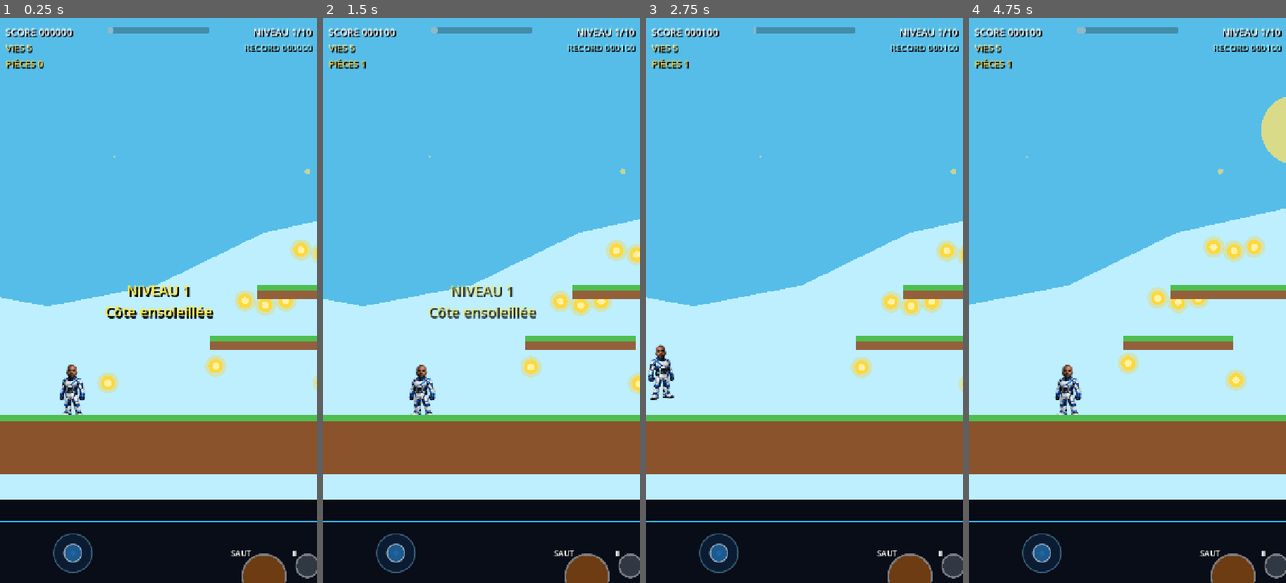
Above: before the commit, frames 1-4 (left to right).
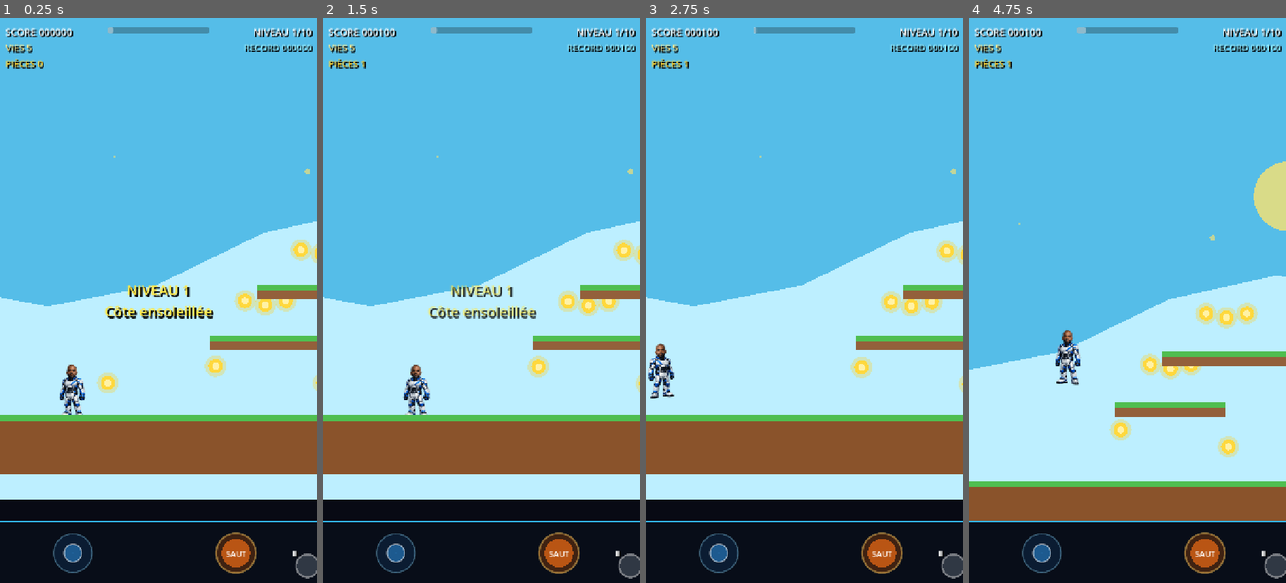
Above: after the commit, the same moments.

Repository: Chasmet/moi-mario-pygame
Game: Godot game, scene res://scenes/Main.tscn
Two runs of this game, one before a commit and one after it. Both use one fixed random seed, a clock stepped at 60 frames per second and the inputs below.
Inputs (mouse positions are in pixels of both pictures, inside the frame that each line leads up to):
- Up to frame 1 (0.25 s): no input
- Up to frame 2 (1.5 s): drag from (411, 549) to (567, 294) at 0.52 s; drag from (418, 328) to (560, 300) at 1.27 s
- Up to frame 3 (2.75 s): move the mouse to (836, 176) at 2.02 s; hold A (move_left) from 2.03 s (still down); tap Space (jump) at 2.1 s; click (836, 176) at 2.17 s
- Up to frame 4 (4.75 s): release A (move_left) at 2.75 s; drag from (1111, 413) to (1235, 306) at 2.77 s; move the mouse to (1222, 385) at 3.52 s; hold D (move_right) 3.53-4.25 s; tap Space (jump) at 3.6, 3.77, 4.07 s; click (1222, 385) at 3.67 s; drag from (1032, 215) to (1213, 300) at 4.27 s

The runs differ from the first frame. In frame 1, 1.3% of the frame differs, in the area x 67-91%, y 91-100%; in frame 2, 3.7%; in frame 3, 1.7%; in frame 4, 37%, in the area x 0-100%, y 1-100%.

Commit message:
Super CHK Bros V3.2 responsive controls
Add a dynamic jump control under the user's finger and improve joystick, movement, air control and jump responsiveness.

Diff:
--- a/project.godot
+++ b/project.godot
@@ -4,7 +4,7 @@
 [application]
 
 config/name="Super CHK Bros"
-config/description="Super CHK Bros V3 - jeu de plateforme Android Godot 4.7.1 - écran de jeu 89 %"
+config/description="Super CHK Bros V3.2 - commandes tactiles dynamiques et réactives - écran de jeu 89 %"
 run/main_scene="res://scenes/Main.tscn"
 config/features=PackedStringArray("4.7", "GL Compatibility")
 config/icon="res://icon.svg"
@@ -12,6 +12,7 @@
 [autoload]
 
 MobileLayout="*res://scripts/MobileLayout.gd"
+ResponsiveControls="*res://scripts/ResponsiveControls.gd"
 
 [display]
 
@@ -26,20 +27,20 @@
 [input]
 
 move_left={
-"deadzone": 0.35,
+"deadzone": 0.20,
 "events": [Object(InputEventKey,"resource_local_to_scene":false,"resource_name":"","device":-1,"window_id":0,"alt_press …(191 unchanged characters)…
 , Object(InputEventKey,"resource_local_to_scene":false,"resource_name":"","device":-1,"window_id":0,"alt_pressed":false …(183 unchanged characters)…
 , Object(InputEventKey,"resource_local_to_scene":false,"resource_name":"","device":-1,"window_id":0,"alt_pressed":false …(186 unchanged characters)…
 ]
 }
 move_right={
-"deadzone": 0.35,
+"deadzone": 0.20,
 "events": [Object(InputEventKey,"resource_local_to_scene":false,"resource_name":"","device":-1,"window_id":0,"alt_press …(192 unchanged characters)…
 , Object(InputEventKey,"resource_local_to_scene":false,"resource_name":"","device":-1,"window_id":0,"alt_pressed":false …(186 unchanged characters)…
 ]
 }
 jump={
-"deadzone": 0.35,
+"deadzone": 0.10,
 "events": [Object(InputEventKey,"resource_local_to_scene":false,"resource_name":"","device":-1,"window_id":0,"alt_press …(191 unchanged characters)…
 , Object(InputEventKey,"resource_local_to_scene":false,"resource_name":"","device":-1,"window_id":0,"alt_pressed":false …(183 unchanged characters)…
 , Object(InputEventKey,"resource_local_to_scene":false,"resource_name":"","device":-1,"window_id":0,"alt_pressed":false …(186 unchanged characters)…
--- /dev/null
+++ b/scripts/DynamicJumpButton.gd
@@ -0,0 +1,112 @@
+extends Control
+
+signal jump_pressed
+signal jump_released
+
+@export var button_radius: float = 48.0
+
+var active_touch_index: int = -1
+var mouse_active: bool = false
+var active: bool = false
+var resting_center: Vector2 = Vector2.ZERO
+var button_center: Vector2 = Vector2.ZERO
+
+
+func _ready() -> void:
+	process_mode = Node.PROCESS_MODE_ALWAYS
+	mouse_filter = Control.MOUSE_FILTER_STOP
+	clip_contents = false
+	if resting_center == Vector2.ZERO:
+		resting_center = size * 0.5
+	button_center = resting_center
+	queue_redraw()
+
+
+func configure(radius: float, center_position: Vector2) -> void:
+	button_radius = maxf(radius, 34.0)
+	resting_center = center_position
+	if not active:
+		button_center = resting_center
+	queue_redraw()
+
+
+func reset() -> void:
+	var was_active: bool = active
+	active_touch_index = -1
+	mouse_active = false
+	active = false
+	button_center = resting_center
+	if was_active:
+		jump_released.emit()
+	queue_redraw()
+
+
+func _gui_input(event: InputEvent) -> void:
+	if event is InputEventScreenTouch:
+		var touch: InputEventScreenTouch = event as InputEventScreenTouch
+		if touch.pressed and active_touch_index == -1:
+			active_touch_index = touch.index
+			_begin_jump(touch.position)
+			accept_event()
+		elif not touch.pressed and touch.index == active_touch_index:
+			reset()
+			accept_event()
+		return
+
+	if event is InputEventScreenDrag:
+		var drag: InputEventScreenDrag = event as InputEventScreenDrag
+		if drag.index == active_touch_index:
+			button_center = _clamp_center(drag.position)
+			queue_redraw()
+			accept_event()
+		return
+
+	if event is InputEventMouseButton:
+		var button: InputEventMouseButton = event as InputEventMouseButton
+		if button.button_index == MOUSE_BUTTON_LEFT:
+			if button.pressed and not mouse_active and active_touch_index == -1:
+				mouse_active = true
+				_begin_jump(button.position)
+			elif not button.pressed and mouse_active:
+				reset()
+			accept_event()
+		return
+
+	if event is InputEventMouseMotion and mouse_active:
+		var motion: InputEventMouseMotion = event as InputEventMouseMotion
+		button_center = _clamp_center(motion.position)
+		queue_redraw()
+		accept_event()
+
+
+func _begin_jump(local_position: Vector2) -> void:
+	active = true
+	button_center = _clamp_center(local_position)
+	jump_pressed.emit()
+	queue_redraw()
+
+
+func _clamp_center(local_position: Vector2) -> Vector2:
+	var padding: float = button_radius + 4.0
+	return Vector2(
+		clampf(local_position.x, padding, maxf(padding, size.x - padding)),
+		clampf(local_position.y, padding, maxf(padding, size.y - padding))
+	)
+
+
+func _draw() -> void:
+	var center: Vector2 = button_center if active else resting_center
+	var outer_alpha: float = 0.98 if active else 0.48
+	var inner_alpha: float = 0.98 if active else 0.68
+	var pulse_radius: float = button_radius * (1.08 if active else 1.0)
+
+	draw_circle(center, pulse_radius, Color(0.48, 0.22, 0.05, outer_alpha))
+	draw_arc(center, pulse_radius, 0.0, TAU, 48, Color(1.0, 0.78, 0.35, outer_alpha), 4.0, true)
+	draw_circle(center, button_radius * 0.72, Color(0.95, 0.43, 0.08, inner_alpha))
+
+	var font: Font = ThemeDB.fallback_font
+	var font_size: int = 18
+	var text: String = "SAUT"
+	var text_size: Vector2 = font.get_string_size(text, HORIZONTAL_ALIGNMENT_LEFT, -1.0, font_size)
+	var text_position: Vector2 = center - Vector2(text_size.x * 0.5, -text_size.y * 0.34)
+	draw_string(font, text_position, text, HORIZONTAL_ALIGNMENT_LEFT, -1.0, font_size, Color.WHITE)
--- a/scripts/Player.gd
+++ b/scripts/Player.gd
@@ -1,21 +1,21 @@
 extends CharacterBody2D
 
-const MAX_SPEED: float = 315.0
-const ACCELERATION: float = 2850.0
-const AIR_ACCELERATION: float = 2050.0
-const FRICTION: float = 3300.0
-const AIR_DECELERATION: float = 1050.0
+const MAX_SPEED: float = 330.0
+const ACCELERATION: float = 4600.0
+const AIR_ACCELERATION: float = 3400.0
+const FRICTION: float = 5200.0
+const AIR_DECELERATION: float = 2200.0
 const GRAVITY: float = 1680.0
-const JUMP_SPEED: float = -720.0
+const JUMP_SPEED: float = -735.0
 const STOMP_BOUNCE: float = -520.0
 const MAX_FALL_SPEED: float = 900.0
-const COYOTE_TIME: float = 0.20
-const JUMP_BUFFER_TIME: float = 0.22
+const COYOTE_TIME: float = 0.24
+const JUMP_BUFFER_TIME: float = 0.28
 const APEX_GRAVITY_MULTIPLIER: float = 0.62
 const FALL_GRAVITY_MULTIPLIER: float = 1.08
 const CROUCH_SPEED_MULTIPLIER: float = 0.46
 const CROUCH_HEIGHT_RATIO: float = 0.62
-const JOYSTICK_AXIS_DEADZONE: float = 0.16
+const JOYSTICK_AXIS_DEADZONE: float = 0.055
 
 @onready var sprite: Sprite2D = $Sprite2D
 @onready var collision_shape: CollisionShape2D = $CollisionShape2D
@@ -135,7 +135,7 @@
 func _update_stance() -> void:
 	var horizontal_strength: float = absf(mobile_axis.x)
 	var vertical_strength: float = absf(mobile_axis.y)
-	var vertical_dominant: bool = vertical_strength >= 0.42 and vertical_strength >= horizontal_strength * 0.85
+	var vertical_dominant: bool = vertical_strength >= 0.34 and vertical_strength >= horizontal_strength * 0.82
 	var next_crouching: bool = is_on_floor() and vertical_dominant and mobile_axis.y > 0.0
 	var next_looking_up: bool = is_on_floor() and vertical_dominant and mobile_axis.y < 0.0
 
@@ -259,7 +259,7 @@
 		target_position.y = -190.0
 	elif crouching:
 		target_position.y = -55.0
-	camera_node.position = camera_node.position.lerp(target_position, minf(1.0, delta * 7.5))
+	camera_node.position = camera_node.position.lerp(target_position, minf(1.0, delta * 11.5))
 
 
 func _update_visual(delta: float, direction: float) -> void:
@@ -272,7 +272,7 @@
 	var target_rotation: float = clampf(velocity.x / MAX_SPEED, -1.0, 1.0) * 0.045
 	if looking_up:
 		target_rotation = -0.055
-	sprite.rotation = lerpf(sprite.rotation, target_rotation, minf(1.0, delta * 11.0))
+	sprite.rotation = lerpf(sprite.rotation, target_rotation, minf(1.0, delta * 14.0))
 
 	var stretch: float = clampf(absf(velocity.y) / MAX_FALL_SPEED, 0.0, 1.0)
 	var target_scale: Vector2 = base_scale
@@ -289,5 +289,5 @@
 		var bounce: float = sin(float(Time.get_ticks_msec()) * 0.018) * 0.025
 		target_scale = base_scale * Vector2(1.0 - bounce, 1.0 + bounce)
 
-	sprite.scale = sprite.scale.lerp(target_scale, minf(1.0, delta * 13.0))
-	sprite.position = sprite.position.lerp(target_sprite_position, minf(1.0, delta * 13.0))
+	sprite.scale = sprite.scale.lerp(target_scale, minf(1.0, delta * 16.0))
+	sprite.position = sprite.position.lerp(target_sprite_position, minf(1.0, delta * 16.0))
--- /dev/null
+++ b/scripts/ResponsiveControls.gd
@@ -0,0 +1,134 @@
+extends Node
+
+const GAME_HEIGHT_RATIO: float = 0.89
+const CONTROL_HEIGHT_RATIO: float = 0.11
+const DYNAMIC_JUMP_SCRIPT: Script = preload("res://scripts/DynamicJumpButton.gd")
+
+var main_scene: Node
+var ui_layer: CanvasLayer
+var dynamic_jump: Control
+var configured: bool = false
+
+
+func _ready() -> void:
+	process_mode = Node.PROCESS_MODE_ALWAYS
+	get_tree().node_added.connect(_on_node_added)
+	get_viewport().size_changed.connect(_layout_controls)
+	call_deferred("_try_configure_current_scene")
+
+
+func _notification(what: int) -> void:
+	if what == NOTIFICATION_APPLICATION_FOCUS_OUT:
+		_release_jump()
+		if dynamic_jump != null and is_instance_valid(dynamic_jump) and dynamic_jump.has_method("reset"):
+			dynamic_jump.call("reset")
+
+
+func _on_node_added(node: Node) -> void:
+	if node.name == "Main":
+		call_deferred("_configure_scene", node)
+
+
+func _try_configure_current_scene() -> void:
+	var scene: Node = get_tree().current_scene
+	if scene != null and scene.name == "Main":
+		_configure_scene(scene)
+
+
+func _configure_scene(scene: Node) -> void:
+	if scene == null or not is_instance_valid(scene):
+		return
+	if configured and main_scene == scene:
+		return
+
+	var found_ui: CanvasLayer = scene.get_node_or_null("UI") as CanvasLayer
+	if found_ui == null:
+		call_deferred("_configure_scene", scene)
+		return
+
+	main_scene = scene
+	ui_layer = found_ui
+	call_deferred("_install_responsive_controls")
+
+
+func _install_responsive_controls() -> void:
+	if ui_layer == null or not is_instance_valid(ui_layer):
+		return
+
+	_remove_old_jump_button()
+	_create_dynamic_jump()
+	_tune_movement_joystick()
+	configured = true
+	_layout_controls()
+
+
+func _remove_old_jump_button() -> void:
+	for child in ui_layer.get_children():
+		if child.name == "Jump" or child.name == "DynamicJump":
+			child.set_process(false)
+			child.set_physics_process(false)
+			if child is CanvasItem:
+				(child as CanvasItem).visible = false
+			child.queue_free()
+
+
+func _create_dynamic_jump() -> void:
+	dynamic_jump = Control.new()
+	dynamic_jump.name = "DynamicJump"
+	dynamic_jump.set_script(DYNAMIC_JUMP_SCRIPT)
+	dynamic_jump.process_mode = Node.PROCESS_MODE_ALWAYS
+	ui_layer.add_child(dynamic_jump)
+	dynamic_jump.connect("jump_pressed", Callable(self, "_on_jump_pressed"))
+	dynamic_jump.connect("jump_released", Callable(self, "_on_jump_released"))
+
+
+func _layout_controls() -> void:
+	if not configured or dynamic_jump == null or not is_instance_valid(dynamic_jump):
+		return
+
+	var viewport_size: Vector2 = get_viewport().get_visible_rect().size
+	if viewport_size.x <= 0.0 or viewport_size.y <= 0.0:
+		return
+
+	var panel_top: float = viewport_size.y * GAME_HEIGHT_RATIO
+	var panel_height: float = viewport_size.y * CONTROL_HEIGHT_RATIO
+	var zone_left: float = viewport_size.x * 0.56
+	var zone_right: float = viewport_size.x * 0.89
+	var zone_width: float = zone_right - zone_left
+	var radius: float = clampf(panel_height * 0.32, 38.0, 50.0)
+
+	dynamic_jump.position = Vector2(zone_left, panel_top)
+	dynamic_jump.size = Vector2(zone_width, panel_height)
+	dynamic_jump.call("configure", radius, Vector2(zone_width * 0.56, panel_height * 0.52))
+	_tune_movement_joystick()
+
+
+func _tune_movement_joystick() -> void:
+	if ui_layer == null:
+		return
+	var joystick: Control = ui_layer.get_node_or_null("MoveJoystick") as Control
+	if joystick == null:
+		call_deferred("_tune_movement_joystick")
+		return
+	joystick.set("deadzone", 0.055)
+
+
+func _on_jump_pressed() -> void:
+	Input.action_press("jump", 1.0)
+	var player: CharacterBody2D = _get_player()
+	if player != null and player.has_method("request_jump"):
+		player.call("request_jump")
+
+
+func _on_jump_released() -> void:
+	_release_jump()
+
+
+func _release_jump() -> void:
+	Input.action_release("jump")
+
+
+func _get_player() -> CharacterBody2D:
+	if main_scene == null or not is_instance_valid(main_scene):
+		return null
+	return main_scene.get("player") as CharacterBody2D
--- a/scripts/VirtualJoystick.gd
+++ b/scripts/VirtualJoystick.gd
@@ -3,7 +3,7 @@
 signal vector_changed(value: Vector2)
 
 @export var max_radius: float = 46.0
-@export var deadzone: float = 0.14
+@export var deadzone: float = 0.055
 
 var active_touch_index: int = -1
 var mouse_active: bool = false
@@ -98,6 +98,13 @@
 
 	var delta_from_center: Vector2 = local_position - dynamic_center
 	var distance: float = delta_from_center.length()
+
+	if distance > max_radius * 1.45 and distance > 0.0:
+		var center_shift: float = distance - max_radius * 1.45
+		dynamic_center = _clamp_center(dynamic_center + delta_from_center.normalized() * center_shift * 0.72)
+		delta_from_center = local_position - dynamic_center
+		distance = delta_from_center.length()
+
 	var clamped_delta: Vector2 = delta_from_center
 	if distance > max_radius and distance > 0.0:
 		clamped_delta = delta_from_center / distance * max_radius
@@ -108,8 +115,9 @@
 	if magnitude <= deadzone:
 		_set_vector(Vector2.ZERO)
 	else:
-		var remapped_magnitude: float = clampf((magnitude - deadzone) / (1.0 - deadzone), 0.0, 1.0)
-		_set_vector(raw_vector.normalized() * remapped_magnitude)
+		var linear_magnitude: float = clampf((magnitude - deadzone) / (1.0 - deadzone), 0.0, 1.0)
+		var responsive_magnitude: float = pow(linear_magnitude, 0.72)
+		_set_vector(raw_vector.normalized() * responsive_magnitude)
 	queue_redraw()
 
 
@@ -123,7 +131,7 @@
 
 func _set_vector(value: Vector2) -> void:
 	var limited: Vector2 = value.limit_length(1.0)
-	if limited.is_equal_approx(current_vector):
+	if limited.distance_squared_to(current_vector) < 0.000004:
 		return
 	current_vector = limited
 	vector_changed.emit(current_vector)
@@ -131,8 +139,8 @@
 
 func _draw() -> void:
 	var base_center: Vector2 = dynamic_center if active else resting_center
-	var base_alpha: float = 0.72 if active else 0.36
-	var knob_alpha: float = 0.96 if active else 0.52
+	var base_alpha: float = 0.78 if active else 0.36
+	var knob_alpha: float = 1.0 if active else 0.52
 
 	draw_circle(base_center, max_radius, Color(0.07, 0.22, 0.38, base_alpha))
 	draw_arc(base_center, max_radius, 0.0, TAU, 48, Color(0.55, 0.86, 1.0, base_alpha), 3.0, true)
Not shown, changed: export_presets.cfg
